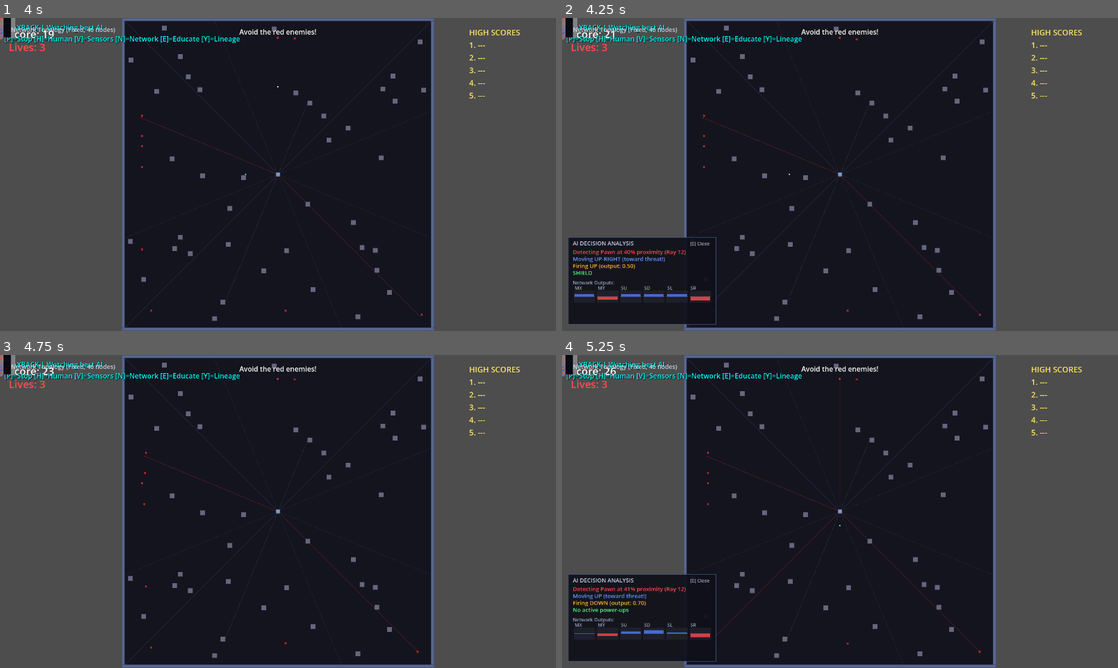
Above: before the commit, frames 1-4 (two rows, left to right).
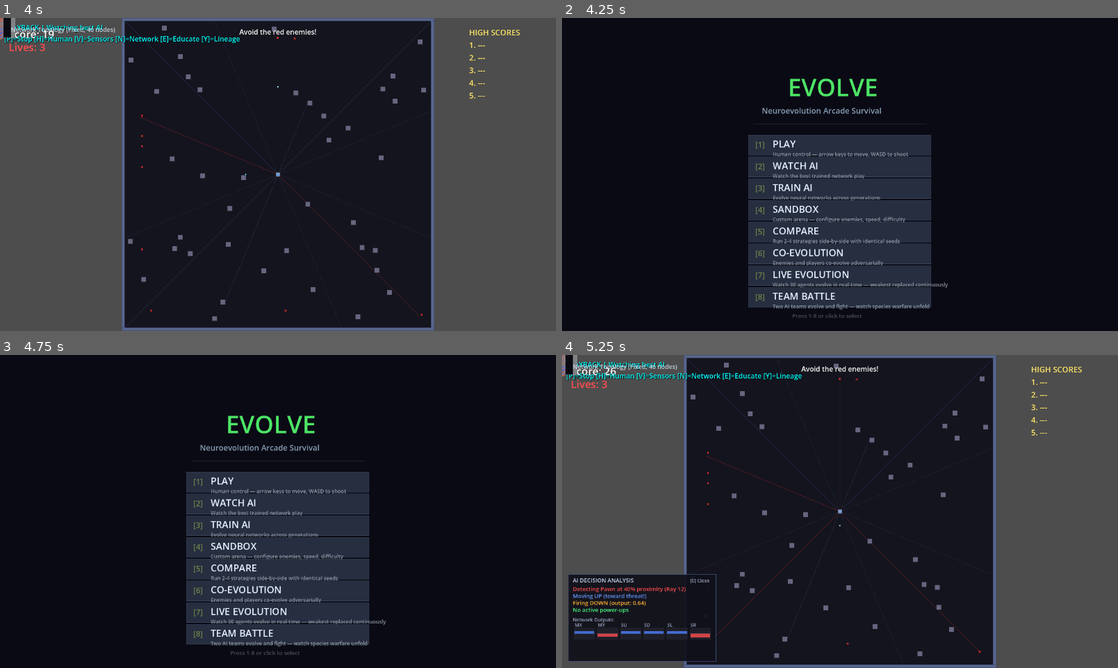
Above: after the commit, the same moments.

Repository: aryavolkan/evolve
Game: Godot game, scene res://main.tscn
Same seed, same stepped clock (60 frames per second), same inputs: the game is played once before the commit and once after it.
Inputs (mouse positions are in pixels of both pictures, inside the frame that each line leads up to):
- Up to frame 1 (4 s): tap Enter (ui_accept) at 0.5, 0.77, 1.52, 3.02, 3.77 s; hold D (shoot_right) 0.53-1.28 s; hold E 0.53-1.28 s; click (278, 174) at 0.67 s; move the mouse to (166, 190) at 1.27 s; hold S (shoot_down) 1.28-2.03 s; tap 0 at 1.35 s; tap E at 1.55, 3.05 s; move the mouse to (333, 105) at 2.02 s; hold D (shoot_right) 2.03-2.78 s; hold E 2.03-2.78 s; tap 1 at 2.1 s; move the mouse to (250, 237) at 2.77 s; hold W (shoot_up) 2.78-3.53 s; tap 2 at 2.85 s; click (250, 237) at 2.92 s; move the mouse to (444, 221) at 3.52 s; hold A (shoot_left) from 3.53 s (still down); hold E from 3.53 s (still down); tap 3 at 3.6 s
- Up to frame 2 (4.25 s): keep holding A (shoot_left); keep holding E; tap Escape (ui_cancel) at 4.15 s
- Up to frame 3 (4.75 s): keep holding A (shoot_left); move the mouse to (111, 464) at 4.27 s; release E at 4.28 s; tap 4 at 4.35 s; tap Enter (ui_accept) at 4.52 s; tap E at 4.55 s
- Up to frame 4 (5.25 s): move the mouse to (867, 511) at 5.02 s; release A (shoot_left) at 5.03 s; hold S (shoot_down) from 5.03 s (still down); hold E from 5.03 s (still down); tap 5 at 5.1 s; click (867, 511) at 5.17 s

Frame 1 is identical in both runs. In frame 2, 60% of the frame differs, in the area x 0-100%, y 0-100%; in frame 3, 65%; in frame 4, less than 0.1%.
Error in both runs: Invalid access to property or key 'kind' on a base object of type 'Dictionary'. (res://ui/educational_overlay.gd:135)

Commit message:
feat: ESC key returns to title screen from any mode
- training_input_handler: ESC stops current mode and calls show_title_screen()
- main.gd: ESC during game_over reloads scene (returns to title)

Diff:
--- a/main.gd
+++ b/main.gd
@@ -530,6 +530,10 @@
 				phylogenetic_tree.set_lineage_data(training_manager.lineage_tracker, best_id)
 
 	if game_over:
+		if Input.is_action_just_pressed("ui_cancel"):
+			show_title_screen()
+			get_tree().reload_current_scene()
+			return
 		if entering_name:
 			if Input.is_action_just_pressed("ui_accept") and name_entry.text.strip_edges() != "":
 				_submit_high_score(name_entry.text.strip_edges())
--- a/training_input_handler.gd
+++ b/training_input_handler.gd
@@ -19,6 +19,30 @@
 func handle_training_input() -> void:
 	"""Handle all training-related keyboard input."""
 	if not training_manager:
+		return
+
+	# ESC = stop current mode and return to title screen
+	if Input.is_physical_key_pressed(KEY_ESCAPE):
+		if not _key_just_pressed("escape"):
+			return
+		var mode = training_manager.get_mode()
+		if mode == training_manager.Mode.TRAINING:
+			training_manager.stop_training()
+		elif mode == training_manager.Mode.COEVOLUTION:
+			training_manager.stop_coevolution_training()
+		elif mode == training_manager.Mode.PLAYBACK:
+			training_manager.stop_playback()
+		elif mode == training_manager.Mode.GENERATION_PLAYBACK:
+			training_manager.stop_playback()
+		elif mode == training_manager.Mode.SANDBOX:
+			training_manager.stop_sandbox()
+		elif mode == training_manager.Mode.COMPARISON:
+			training_manager.stop_comparison()
+		elif mode == training_manager.Mode.RTNEAT:
+			training_manager.stop_rtneat()
+		elif mode == training_manager.Mode.TEAMS:
+			training_manager.stop_rtneat_teams()
+		main_game.show_title_screen()
 		return
 
 	# T = Start/Stop Training
